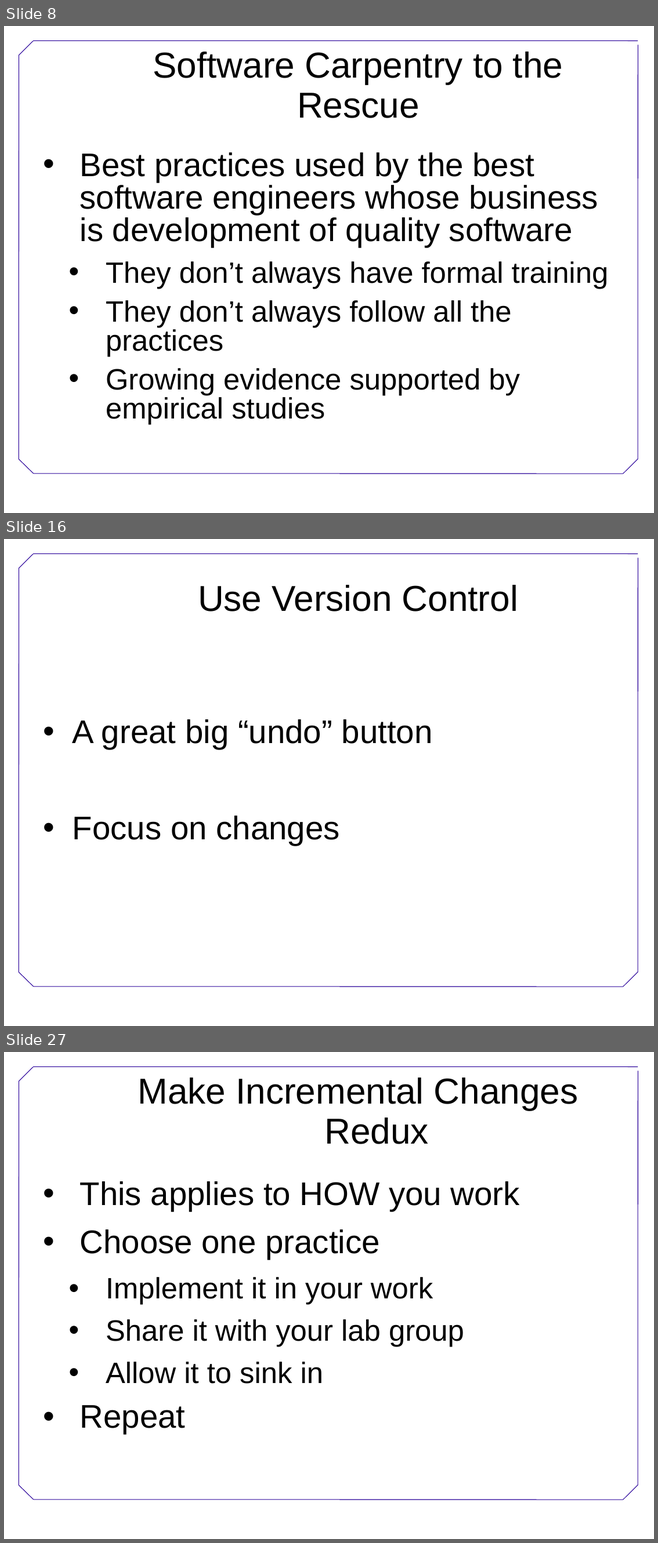
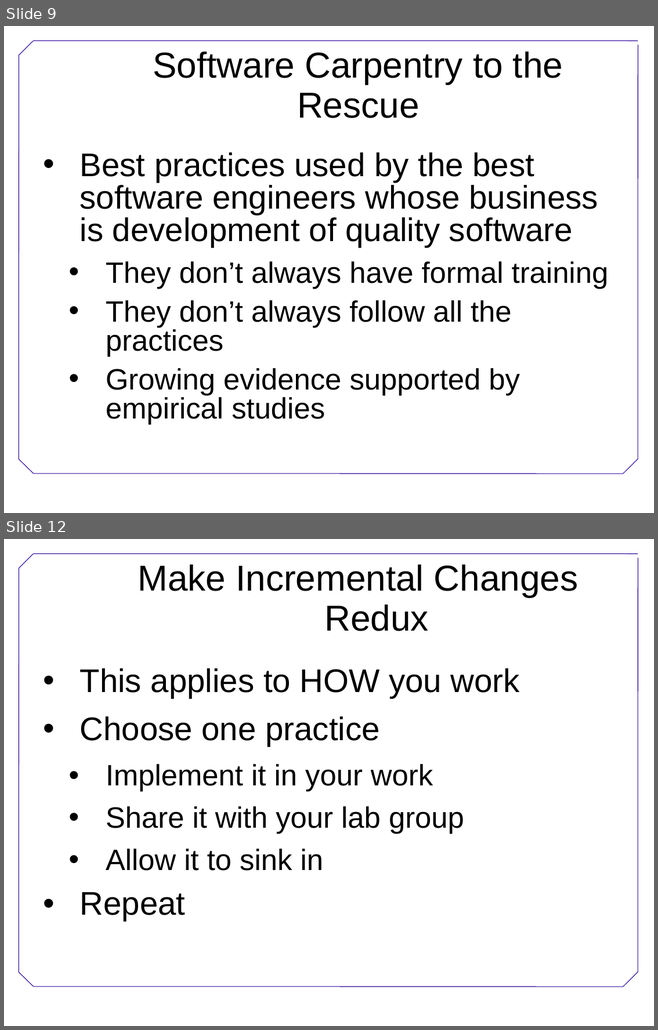
Before and after one commit to swcarpentry/DEPRECATED-boot-camps, a slide deck: BestPractices.ppt. Shown one above the other, each under a label of ours: slides 8, 16 and 27 before the commit, slides 9 and 12 after it; the slides between them are not shown. The pictures are 658x1543 and 658x1030 pixels, drawn with LibreOffice and Linux fonts; fonts in the diff are those of the drawing; background and template pictures are left out. Boxes give left, top, right and bottom in pixels: in the first picture for what was removed or moved away, otherwise in the second. Text is boxed around its words. In the diff, an @@ line names an element or a change of style, - is before the commit and + after.

```diff
--- a/BestPractices.ppt
+++ b/BestPractices.ppt
@@ slide 16 removed at bbox=[4, 539, 654, 1026], background #FFFFFF; not listed: 7 template elements that a slide beside it also shows @@
@@ title removed at bbox=[198, 585, 518, 611] @@
-Use Version Control
@@ text removed at bbox=[72, 719, 433, 846] @@
-• A great big “undo” button
-• Focus on changes
@@ what was slide 8 is now slide 9 @@
@@ what was slide 27 is now slide 12 @@
```
Also in this commit, not shown: 2 slides changed, 2 slides added, 16 other slides removed, 1 other file.
